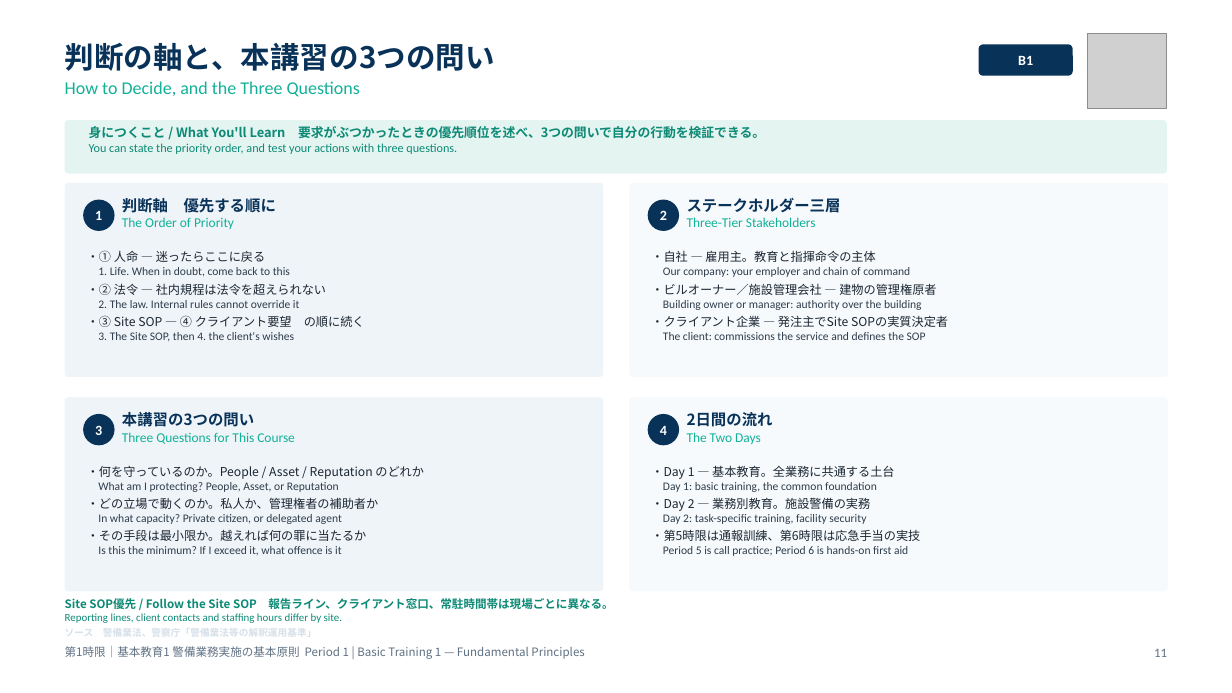
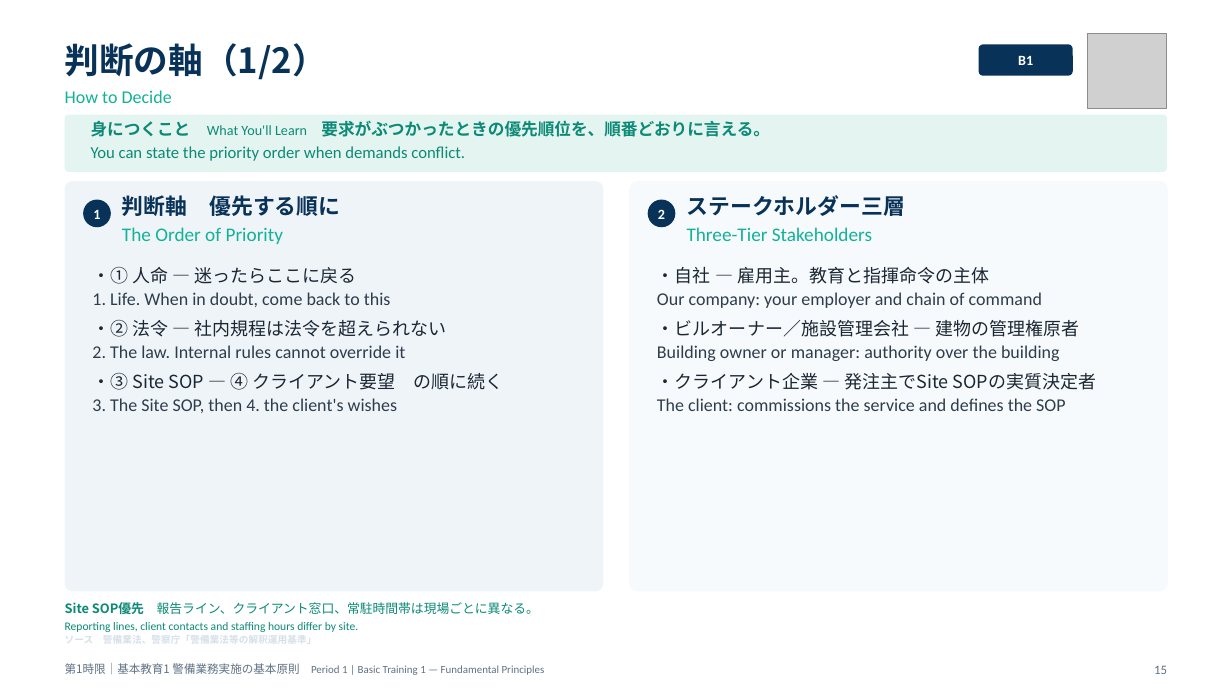
Before and after one commit to hrsmhiroshi-cpu/Training-, a slide deck: slide 15 of 新任講習/out/01_1限_警備業務実施の基本原則.pptx (slide 11 before the commit). Drawn at 1232x693 pixels with LibreOffice and Linux fonts; fonts in the diff are those of the drawing; grey boxes stand for pictures. Boxes give left, top, right and bottom in pixels: in the first picture for what was removed or moved away, otherwise in the second. Text is boxed around its words. In the diff, an @@ line names an element or a change of style, - is before the commit and + after.

```diff
--- a/新任講習/out/01_1限_警備業務実施の基本原則.pptx
+++ b/新任講習/out/01_1限_警備業務実施の基本原則.pptx
@@ text at [65,43,327,103]: text changed @@
-判断の軸と、本講習の3つの問い
-How to Decide, and the Three Questions
+判断の軸（1/2）
+How to Decide
@@ rounded rectangle: place and size @@
-rounded rectangle at [65,120,1167,174]
+rounded rectangle at [65,115,1167,172]
@@ text at [91,120,770,137]: text changed; size 9.5 to 13 pt; font Calibri to Noto Sans CJK JP; bold on @@
-身につくこと / What You'll Learn 要求がぶつかったときの優先順位を述べ、3つの問いで自分の行動を検証できる。
-You can state the priority order, and test your actions with three questions.
+身につくこと What You'll Learn 要求がぶつかったときの優先順位を、順番どおりに言える。
@@ text added at [91,146,465,161], 13 pt, text #0D8A76 @@
+You can state the priority order when demands conflict.
@@ rounded rectangle: place and size @@
-rounded rectangle at [65,397,604,592]
+rounded rectangle at [65,181,604,592]
@@ rounded rectangle removed at [65,183,604,377] @@
@@ ellipse "1": place and size @@
-ellipse "1" at [83,200,115,231]
+ellipse "1" at [83,200,111,227]
@@ text "判断軸 優先する順に" at [122,195,340,244]: size 12 to 17 pt in "判断軸 優先する順に"; size 10.5 to 15 pt in "The Order of Priority"; more space between paragraphs @@
@@ rounded rectangle: place and size @@
-rounded rectangle at [629,397,1168,592]
+rounded rectangle at [629,181,1168,592]
@@ rounded rectangle removed at [629,183,1168,377] @@
@@ ellipse "2": place and size @@
-ellipse "2" at [648,200,679,231]
+ellipse "2" at [648,200,676,227]
@@ text "ステークホルダー三層" at [687,195,906,241]: size 12 to 17 pt in "ステークホルダー三層"; size 10.5 to 15 pt in "Three-Tier Stakeholders"; more space between paragraphs @@
@@ text "・① 人命 ― 迷ったらここに戻る": place and size @@
-text "・① 人命 ― 迷ったらここに戻る" at [87,250,365,341]
+text "・① 人命 ― 迷ったらここに戻る" at [92,267,504,413]
@@ text "・① 人命 ― 迷ったらここに戻る" at [92,267,504,413]: size 9.5 to 14 pt in "・① 人命 ― 迷ったらここに戻る", "・② 法令 ― 社内規程は法令を超えられない", "・③ Site SOP ― ④ クライアント要望 の順に続く"; size 9 to 14 pt in "1. Life. When in doubt, come back ...", "2. The law. Internal rules cannot override ...", "3. The Site SOP, then 4. the ..."; more space between paragraphs @@
@@ text "・自社 ― 雇用主。教育と指揮命令の主体": place and size @@
-text "・自社 ― 雇用主。教育と指揮命令の主体" at [651,250,948,340]
+text "・自社 ― 雇用主。教育と指揮命令の主体" at [657,267,1097,411]
@@ text "・自社 ― 雇用主。教育と指揮命令の主体" at [657,267,1097,411]: size 9.5 to 14 pt in "・自社 ― 雇用主。教育と指揮命令の主体", "・ビルオーナー／施設管理会社 ― 建物の管理権原者", "・クライアント企業 ― 発注主でSite SOPの実質決定者"; size 9 to 14 pt in "Our company: your employer and chain of ...", "Building owner or manager: authority over the ...", "The client: commissions the service and defines ..."; more space between paragraphs @@
@@ ellipse removed at [83,414,115,445] @@
-3
@@ text removed at [122,412,295,444] @@
-本講習の3つの問い
-Three Questions for This Course
@@ ellipse removed at [648,414,679,445] @@
-4
@@ text removed at [687,412,773,444] @@
-2日間の流れ
-The Two Days
@@ text removed at [87,466,424,555] @@
-・何を守っているのか。People / Asset / Reputation のどれか
-What am I protecting? People, Asset, or Reputation
-・どの立場で動くのか。私人か、管理権者の補助者か
-In what capacity? Private citizen, or delegated agent
-・その手段は最小限か。越えれば何の罪に当たるか
-Is this the minimum? If I exceed it, what offence is it
@@ text removed at [651,465,908,556] @@
-・Day 1 ― 基本教育。全業務に共通する土台
-Day 1: basic training, the common foundation
-・Day 2 ― 業務別教育。施設警備の実務
-Day 2: task-specific training, facility security
-・第5時限は通報訓練、第6時限は応急手当の実技
-Period 5 is call practice; Period 6 is hands-on first aid
@@ text at [65,602,539,614]: text changed; size 8.5 to 10 pt; font Calibri to Noto Sans CJK JP @@
-Site SOP優先 / Follow the Site SOP 報告ライン、クライアント窓口、常駐時間帯は現場ごとに異なる。
-Reporting lines, client contacts and staffing hours differ by site.
+Site SOP優先 報告ライン、クライアント窓口、常駐時間帯は現場ごとに異なる。
@@ text added at [65,622,359,632], 9 pt, text #0D8A76 @@
+Reporting lines, client contacts and staffing hours differ by site.
@@ text removed at [1154,649,1167,657] @@
-11
@@ text "第1時限｜基本教育1 警備業務実施の基本原則 Period 1 | ...": place and size @@
-text "第1時限｜基本教育1 警備業務実施の基本原則 Period 1 | ..." at [65,646,584,659]
+text "第1時限｜基本教育1 警備業務実施の基本原則 Period 1 | ..." at [65,663,545,675]
@@ text "第1時限｜基本教育1 警備業務実施の基本原則 Period 1 | ..." at [65,663,545,675]: size 9 to 8.5 pt, font Noto Sans CJK JP to Calibri in "Period 1 | Basic Training 1 — ..." @@
@@ text added at [1154,666,1167,674], 10 pt, text #5F7183 @@
+15
```
Also in this commit, not shown: 17 other slides changed, 7 slides added, 2 other files.
